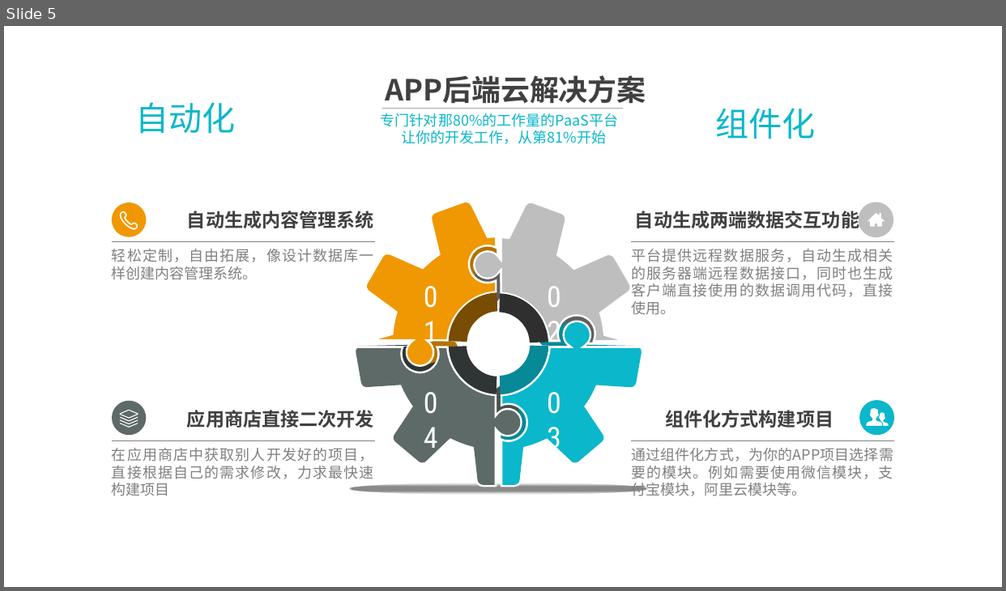
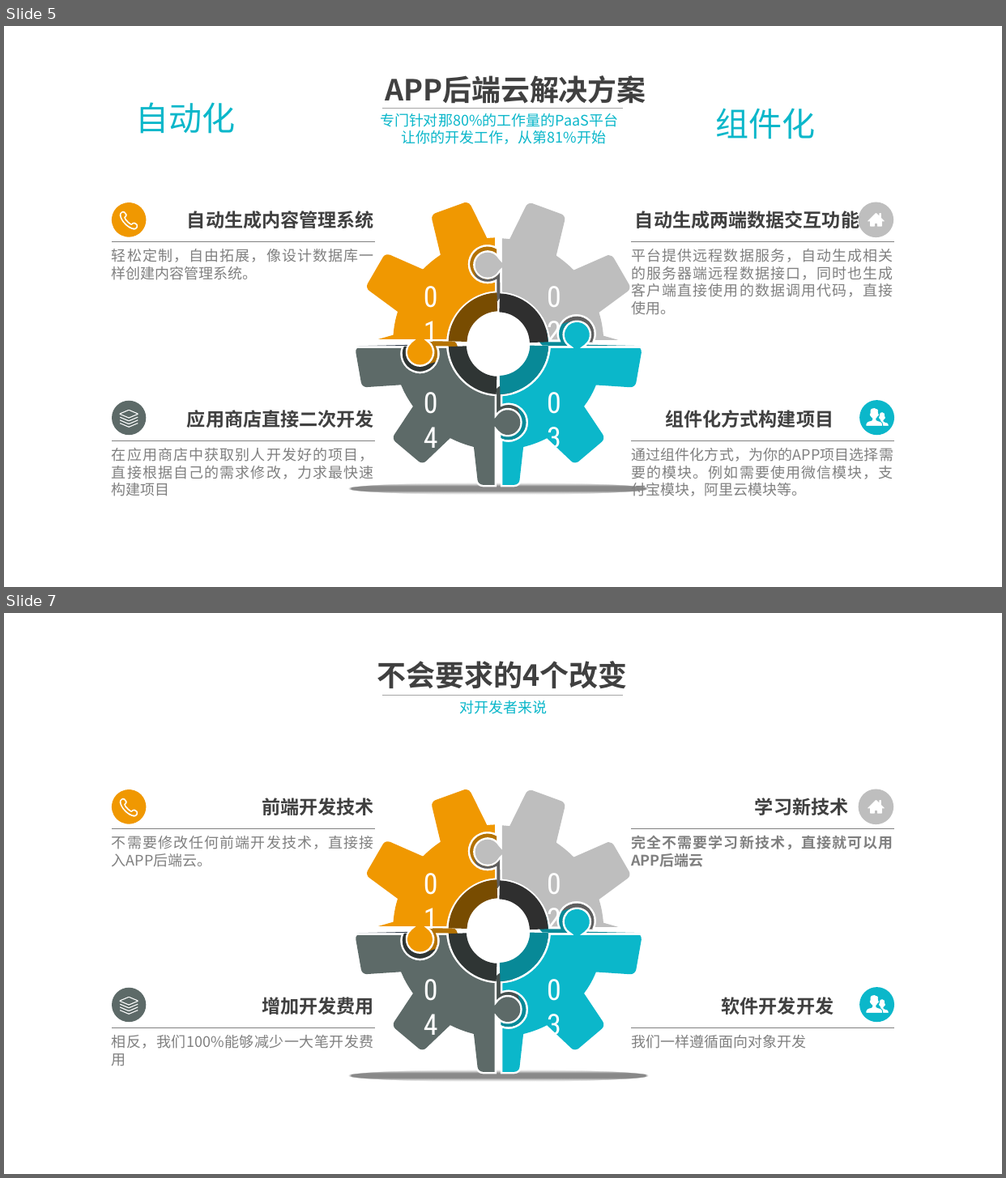
Before and after one commit to alucard263096/BP, a slide deck: App后端云 商业计划书 - v1 团队.pptx. Shown one above the other, each under a label of ours: slide 5 before the commit, slides 5 and 7 after it; the slides between them are not shown. The pictures are 1006x591 and 1006x1178 pixels, drawn with LibreOffice and Linux fonts; fonts in the diff are those of the drawing; background and template pictures are left out. Boxes give left, top, right and bottom in pixels: in the first picture for what was removed or moved away, otherwise in the second. Text is boxed around its words. In the diff, an @@ line names an element or a change of style, - is before the commit and + after.

```diff
--- a/App后端云 商业计划书 - v1 团队.pptx
+++ b/App后端云 商业计划书 - v1 团队.pptx
@@ slide 7 added at <box>4,613,1002,1174</box>, background picture (left out); not listed: 1 template element that a slide beside it also shows @@
@@ text added at <box>377,661,627,689</box>, 28 pt, text #404040, bold @@
+不会要求的4个改变
@@ line added from (383, 696) to (623, 696), #A6A6A6 0.5 pt @@
@@ text added at <box>460,700,548,714</box>, 14 pt, text #0BB7CA @@
+对开发者来说
@@ freeform shape added at <box>112,790,147,824</box>, fill #F09801 @@
@@ freeform shape added at <box>121,799,137,815</box>, fill #F09801 @@
@@ text added at <box>262,798,374,815</box>, 18 pt, text #404040, bold @@
+前端开发技术
@@ text added at <box>755,798,848,815</box>, 18 pt, text #404040, bold @@
+学习新技术
@@ freeform shape added at <box>859,789,893,824</box>, fill #BEBEBE @@
@@ line added from (112, 828) to (374, 828), #808080 0.5 pt @@
@@ line added from (632, 828) to (894, 828), #808080 0.5 pt @@
@@ text added at <box>112,836,374,867</box>, 14 pt, text #808080 @@
+不需要修改任何前端开发技术，直接接入APP后端云。
@@ text added at <box>631,836,893,867</box>, 14 pt, text #808080, bold @@
+完全不需要学习新技术，直接就可以用APP后端云
@@ group added at <box>349,787,649,1082</box>: 22 freeform shapes, 4 texts, 1 ellipse @@
+01
+02
+04
+03
@@ freeform shape added at <box>112,988,147,1023</box>, fill #5D6A68 @@
@@ text added at <box>262,997,374,1015</box>, 18 pt, text #404040, bold @@
+增加开发费用
@@ text added at <box>722,997,834,1015</box>, 18 pt, text #404040, bold @@
+软件开发开发
@@ freeform shape added at <box>859,987,894,1023</box>, fill #0BB7CA @@
@@ text added at <box>112,1035,374,1067</box>, 14 pt, text #808080 @@
+相反，我们100%能够减少一大笔开发费用
@@ line added from (112, 1028) to (374, 1028), #808080 0.5 pt @@
@@ text added at <box>631,1035,806,1049</box>, 14 pt, text #808080 @@
+我们一样遵循面向对象开发
@@ line added from (632, 1028) to (894, 1028), #808080 0.5 pt @@
```
Also in this commit, not shown: 1 other slide added.
